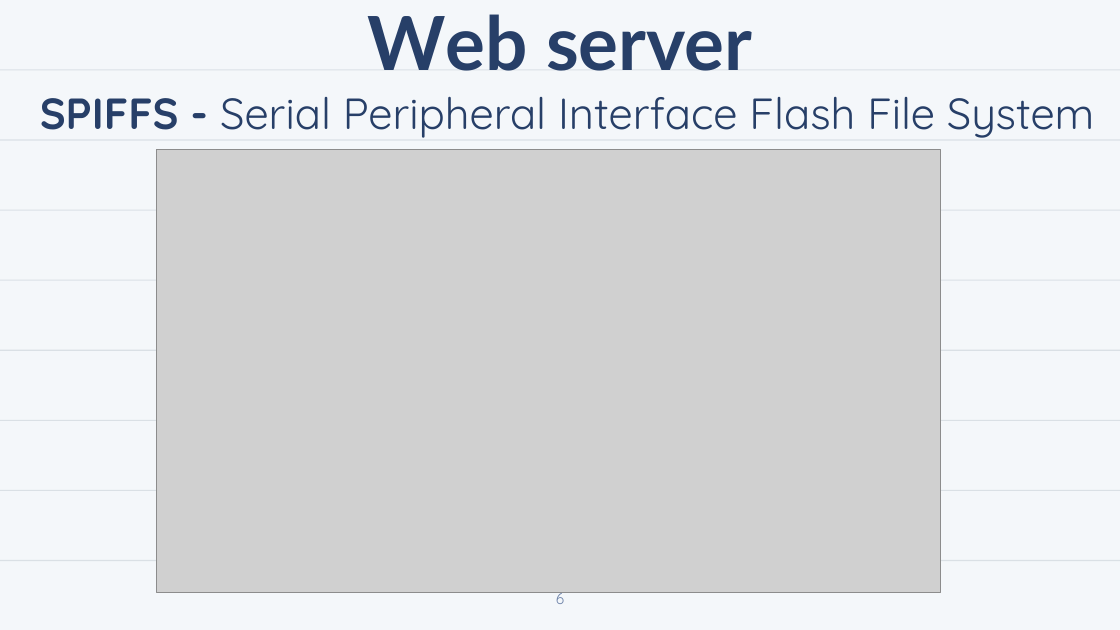
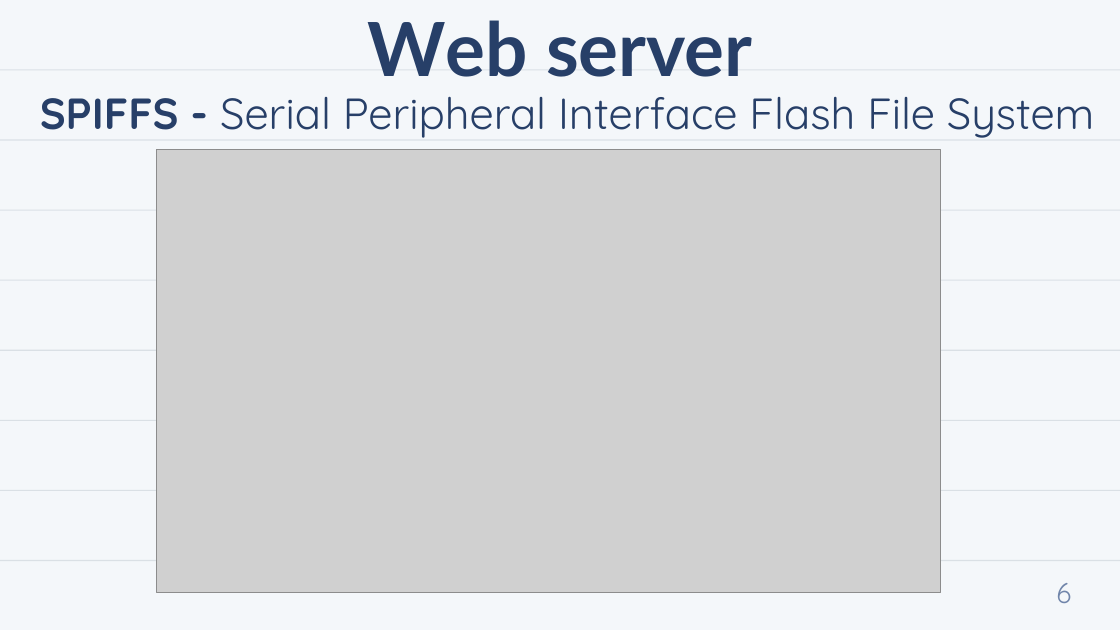
Before and after one commit to giabuynh/AirMeasurement, a slide deck: slide 6 of report/AirMeasurement.pptx. Drawn at 1120x630 pixels with LibreOffice and Linux fonts; fonts in the diff are those of the drawing; grey boxes stand for pictures; background and template pictures are left out. Boxes give left, top, right and bottom in pixels: in the first picture for what was removed or moved away, otherwise in the second. Text is boxed around its words. In the diff, an @@ line names an element or a change of style, - is before the commit and + after.

```diff
--- a/report/AirMeasurement.pptx
+++ b/report/AirMeasurement.pptx
@@ title "Web server" moved from (x1=367, y1=14, x2=752, y2=71) to (x1=367, y1=20, x2=752, y2=77) @@
@@ page number moved from (x1=556, y1=589, x2=564, y2=604) to (x1=1056, y1=583, x2=1071, y2=603) @@
@@ page number at (x1=1056, y1=583, x2=1071, y2=603): size 10 to 18 pt @@
```
Also in this commit, not shown: 13 other slides changed, 23 slides removed, 8 other files.
